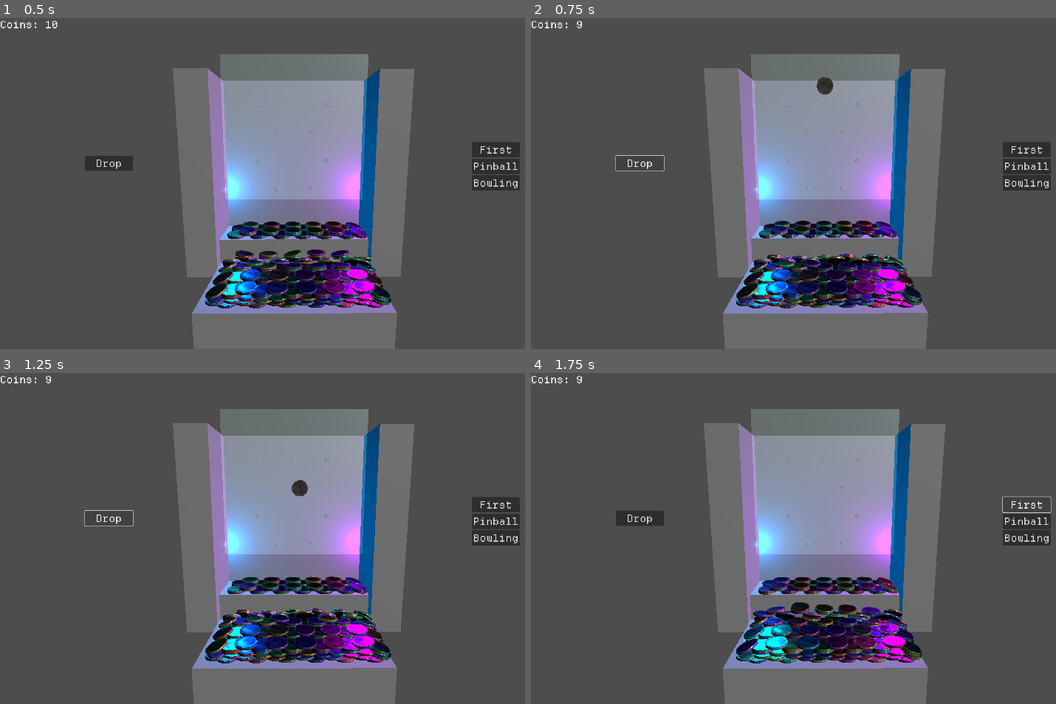
Above: before the commit, frames 1-4 (two rows, left to right).
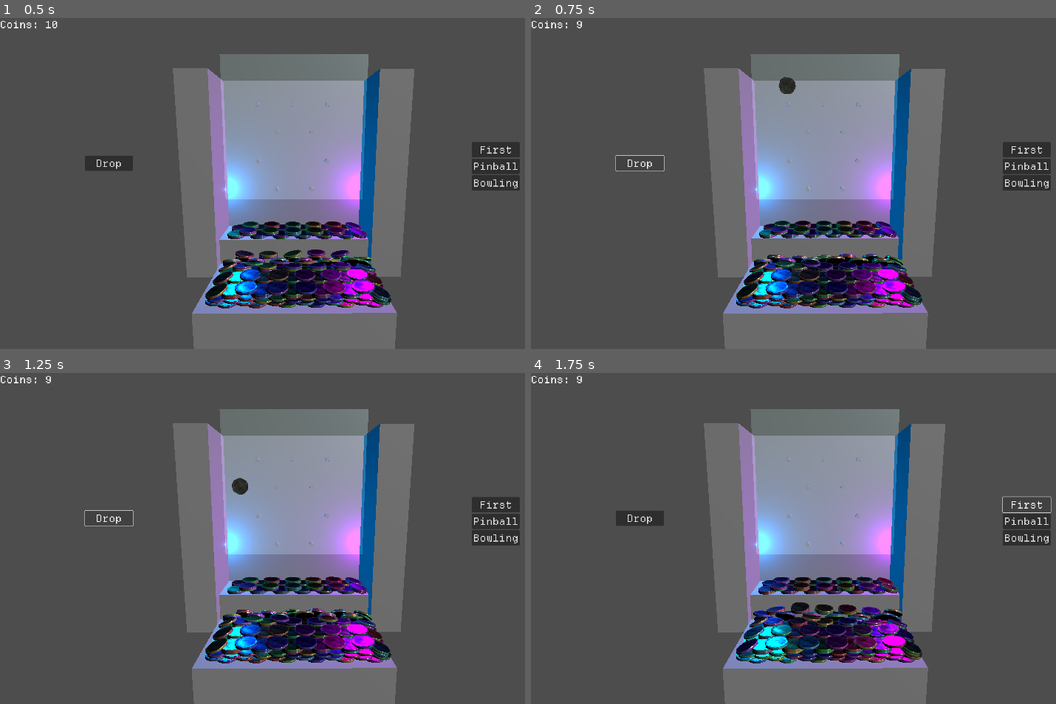
Above: after the commit, the same moments.

Repository: Samiser/coin-pusher
Game: Godot game, scene res://main.tscn
Same seed, same stepped clock (60 frames per second), same inputs: the game is played once before the commit and once after it.
Inputs:
- Up to frame 1 (0.5 s): no input
- Up to frame 2 (0.75 s): click "Drop" at 0.5 s
- Up to frame 3 (1.25 s): no input
- Up to frame 4 (1.75 s): click "First" at 1.25 s

Frame 1 is identical in both runs. In frame 2, 0.3% of the frame differs, in the area x 47-58%, y 17-24%; in frame 3, 0.2%; in frame 4, nothing differs.

Commit message:
minor changes

Diff:
--- a/Objects/Coin/coin.gd
+++ b/Objects/Coin/coin.gd
@@ -10,7 +10,7 @@
 	material.albedo_color = new_color
 	mesh.set_surface_override_material(0, material)
 
-func _process(delta: float) -> void:
+func _process(_delta: float) -> void:
 	if global_position.y < -12:
 		queue_free()
 
--- a/Objects/MachineComponents/Flipper/Flipper.tscn
+++ b/Objects/Machines/PinballMachine/Flipper/Flipper.tscn
@@ -1,6 +1,6 @@
 [gd_scene load_steps=5 format=3 uid="uid://i72rao7q5t74"]
 
-[ext_resource type="Script" uid="uid://bbmff7ajsrcl0" path="res://Objects/MachineComponents/Flipper/flipper.gd" id="1_m8m2f"]
+[ext_resource type="Script" uid="uid://bbmff7ajsrcl0" path="res://Objects/Machines/PinballMachine/Flipper/flipper.gd" id="1_m8m2f"]
 
 [sub_resource type="PhysicsMaterial" id="PhysicsMaterial_m8m2f"]
 friction = 0.5
--- a/Objects/MachineComponents/Flipper/flipper.gd
+++ b/Objects/Machines/PinballMachine/Flipper/flipper.gd
@@ -4,6 +4,7 @@
 var flip_speed := 24
 var flipping := false
 
+# might want to use a tween for this https://docs.godotengine.org/en/stable/classes/class_tween.html
 func _process(delta: float) -> void:
 	if Input.is_action_just_pressed("flip") && !flipping:
 		flipping = true;
--- a/Objects/Machines/PinballMachine/pinball_machine.tscn
+++ b/Objects/Machines/PinballMachine/pinball_machine.tscn
@@ -3,7 +3,7 @@
 [ext_resource type="Script" uid="uid://c46ot4njlyqe7" path="res://Objects/Machines/FirstMachine/first_machine.gd" id="1_maapw"]
 [ext_resource type="PackedScene" uid="uid://bwe0g5bx1v4lm" path="res://Objects/MachineComponents/Pusher/pusher.tscn" id="2_4h3ch"]
 [ext_resource type="PackedScene" uid="uid://dwdc85om4xhvs" path="res://Objects/Coin/coin.tscn" id="3_g65rm"]
-[ext_resource type="PackedScene" uid="uid://i72rao7q5t74" path="res://Objects/MachineComponents/Flipper/Flipper.tscn" id="4_ptllu"]
+[ext_resource type="PackedScene" uid="uid://i72rao7q5t74" path="res://Objects/Machines/PinballMachine/Flipper/Flipper.tscn" id="4_ptllu"]
 
 [sub_resource type="PhysicsMaterial" id="PhysicsMaterial_dkuib"]
 friction = 0.0
--- a/Objects/Machines/coin_machine.gd
+++ b/Objects/Machines/coin_machine.gd
@@ -1,5 +1,10 @@
 extends Node3D
 class_name CoinMachine
+## Base class for all other coin machines
+##
+## To enable the shared functionality of this script each coin machine should have:
+## - A coin_detector Area3D
+## - A spawn_coin function
 
 @onready var coin_detector: Area3D = $CoinDetector
 var coin_scene: PackedScene = preload("res://Objects/Coin/coin.tscn")
--- a/main.gd
+++ b/main.gd
@@ -1,8 +1,7 @@
 extends Node3D
 
 @export var coin_scene: PackedScene
-@onready var machine := $Machine
-@onready var coin_label := $CanvasLayer/CoinBalanceLabel
+@onready var machine := $FirstMachine
 @onready var ui := $UI
 
 var machine_scenes := {
--- a/main.tscn
+++ b/main.tscn
@@ -11,7 +11,7 @@
 
 [node name="UI" parent="." instance=ExtResource("3_lquwl")]
 
-[node name="Machine" parent="." instance=ExtResource("1_0xm2m")]
+[node name="FirstMachine" parent="." instance=ExtResource("1_0xm2m")]
 
 [node name="Camera3D" type="Camera3D" parent="."]
 transform = Transform3D(0.999981, 0.0010102, -0.00606637, 0, 0.986417, 0.164263, 0.0061499, -0.16426, 0.986398, -0.00582998, 0.688291, 1.65123)
Renamed: Objects/MachineComponents/Flipper/flipper.gd.uid -> Objects/Machines/PinballMachine/Flipper/flipper.gd.uid
